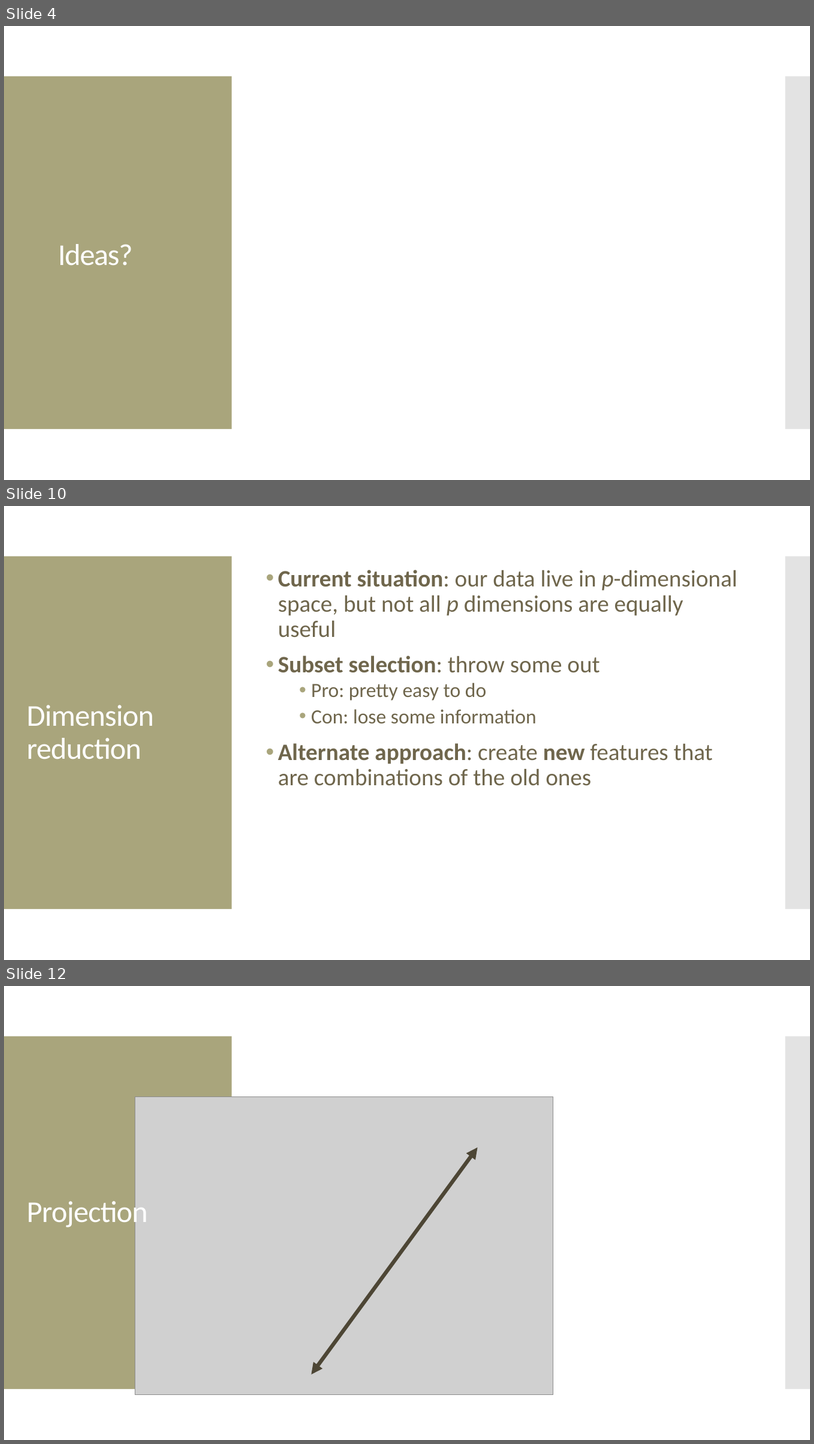
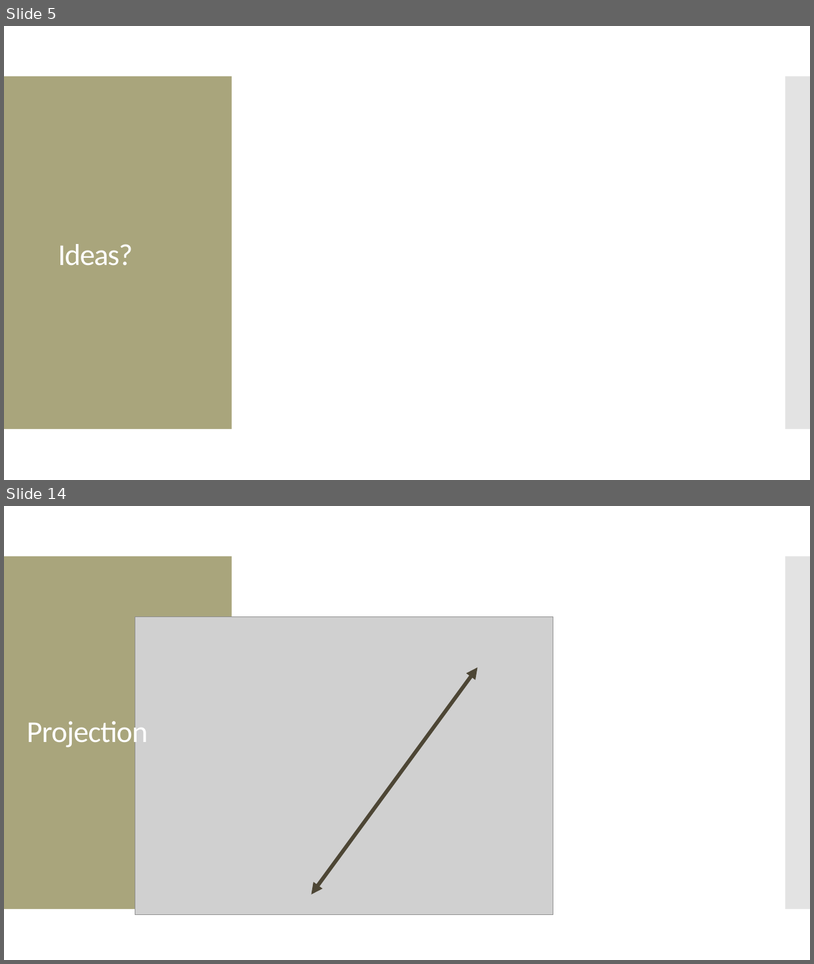
Before and after one commit to amosca01/SDS-CS235, a slide deck: slides/13-big-data.pptx. Shown one above the other, each under a label of ours: slides 4, 10 and 12 before the commit, slides 5 and 14 after it; the slides between them are not shown. The pictures are 814x1444 and 814x964 pixels, drawn with LibreOffice and Linux fonts; fonts in the diff are those of the drawing; grey boxes stand for pictures. Boxes give left, top, right and bottom in pixels: in the first picture for what was removed or moved away, otherwise in the second. Text is boxed around its words. In the diff, an @@ line names an element or a change of style, - is before the commit and + after.

```diff
--- a/slides/13-big-data.pptx
+++ b/slides/13-big-data.pptx
@@ slide 10 removed at [4, 506, 810, 960], background #FFFFFF; not listed: 2 template elements that a slide beside it also shows @@
@@ text removed at [278, 570, 738, 786] @@
-• Current situation: our data live in p-dimensional space, but not all p dimensions are equally useful
-• Subset selection: throw some out
-  • Pro: pretty easy to do
-  • Con: lose some information
-• Alternate approach: create new features that are combinations of the old ones
@@ title removed at [27, 705, 154, 759] @@
-Dimension reduction
@@ what was slide 4 is now slide 5 @@
@@ what was slide 12 is now slide 14 @@
```
Also in this commit, not shown: 13 slides changed, 17 slides added, 14 other slides removed, 5 other files.
